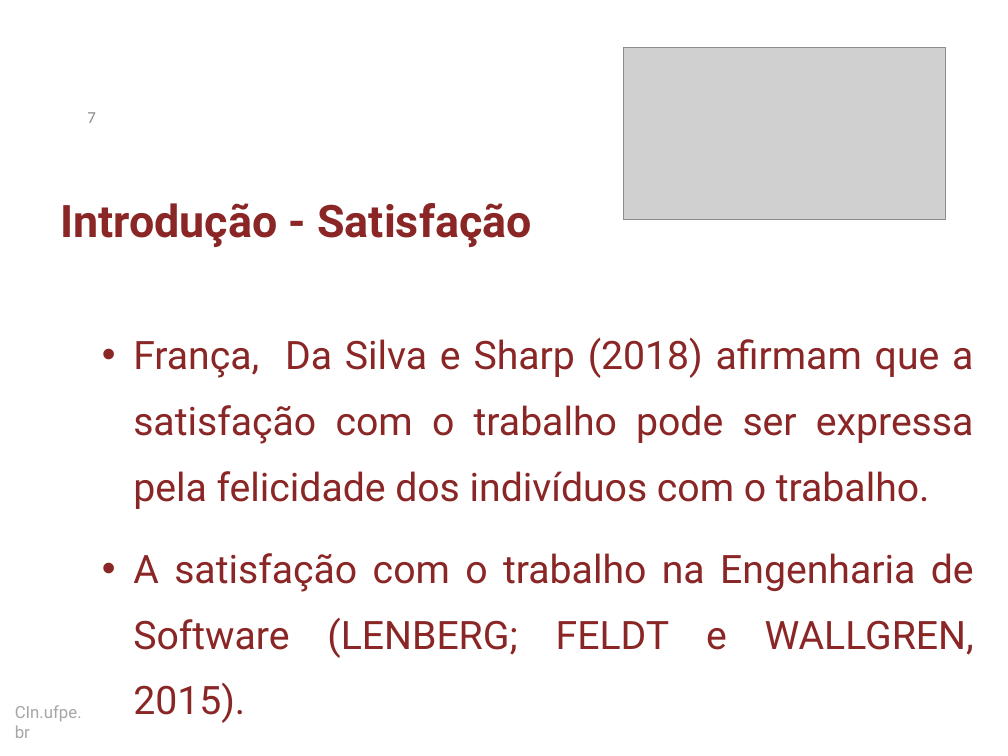
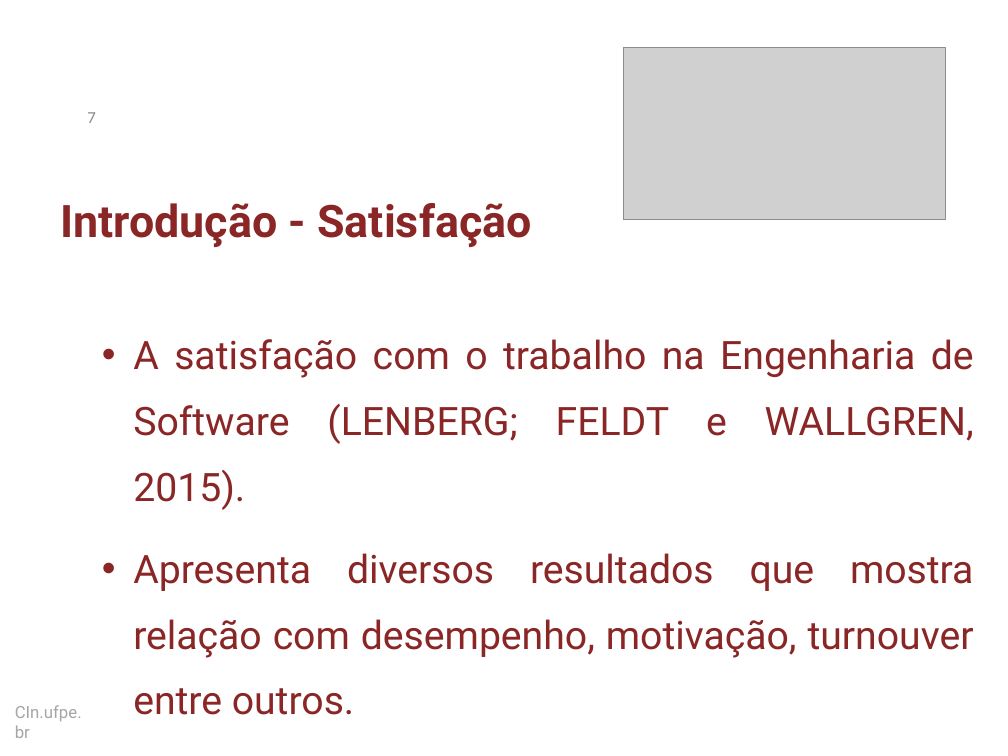
Before and after one commit to dan1lo/doutoradoR, a slide deck: slide 7 of apresentacao doutorado simplificado.pptx. Drawn at 1008x756 pixels with LibreOffice and Linux fonts; fonts in the diff are those of the drawing; grey boxes stand for pictures; background and template pictures are left out. Boxes give left, top, right and bottom in pixels: in the first picture for what was removed or moved away, otherwise in the second. Text is boxed around its words. In the diff, an @@ line names an element or a change of style, - is before the commit and + after.

```diff
--- a/apresentacao doutorado simplificado.pptx
+++ b/apresentacao doutorado simplificado.pptx
@@ text at [133,337,974,509]: paragraph removed @@
-• França, Da Silva e Sharp (2018) afirmam que a satisfação com o trabalho pode ser expressa pela felicidade dos indivíduos com o trabalho.
@@ text at [133,553,974,658]: paragraph added @@
+• Apresenta diversos resultados que mostra relação com desempenho, motivação, turnouver entre outros.
```
Also in this commit, not shown: 24 other slides changed, 2 slides added, 7 slides removed.
